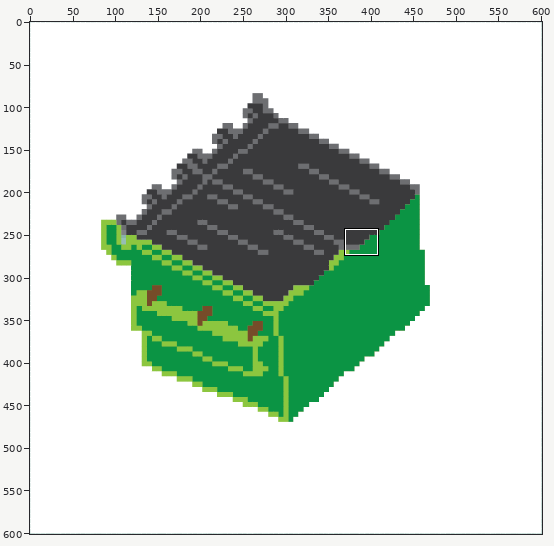
Edited in one commit: sprite sheet (dustbin_1.png). Above, an overview of the earlier version with the close-up marked.
Close-up. Before the commit:
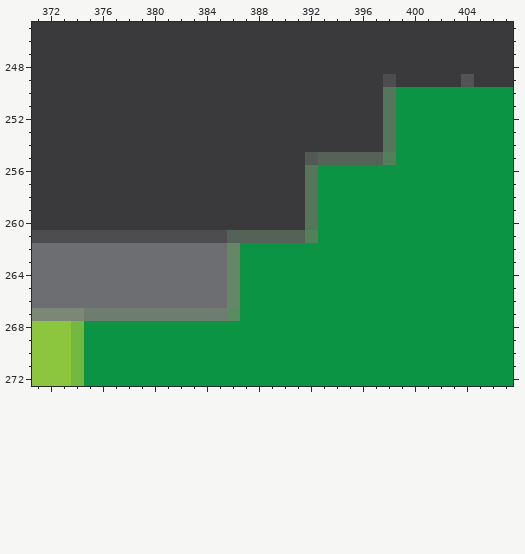
The file is 601x601 pixels. Colours within 5 levels of each other are drawn and written as one. Shown: x 371..407, y 245..272. The commit also changed other parts of the picture, which this record leaves out.
The same view after the edit:
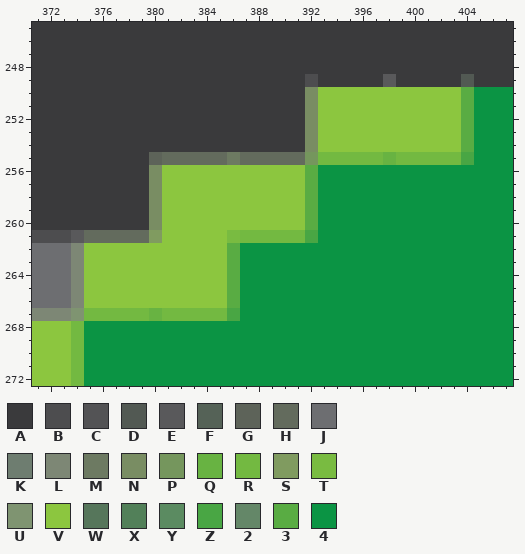
Palette (. is transparent): A #3a3a3c  B #4d4d4f  C #535355  D #525953  E #59595b  F #556257  G #5d6359  H #636b5d  J #6d6e71  K #6e7d70  L #7d8775  M #6d7a62  N #798d63  P #75965d  Q #68b342  R #73b941  S #809b60  T #79bb41  U #7f9471  V #8cc63f  W #56765b  X #528059  Y #5b8b61  Z #49a644  2 #648768  3 #59ac43  4 #0b9444
The edit:
y 249: x 392 A -> B; x 398 B -> E; x 404 C -> D
y 250..254: x 392..404 AAAAAAW444444 -> NVVVVVVVVVVV3
y 255: x 380..404 AAAAAAAAAAAADFFFFFX444444 -> GHHHHHMHHHHHPRRRRRQRRRRRZ
y 256..260: x 380..392 AAAAAAAAAAAAW -> NVVVVVVVVVVV3
y 261: x 374..392 BBBBBBBBBBBBFFFFFFX -> EHHHHHSVVVVVTRRRRRZ
y 262..266: x 374..386 JJJJJJJJJJJJ2 -> LVVVVVVVVVVV3
y 267: x 374..386 LKKKKKKKKKKKY -> URRRRRQRRRRRZ
Where, in picture pixels (left, top, right, bottom), the same in both close-ups:
changed: (71, 74, 474, 321)
